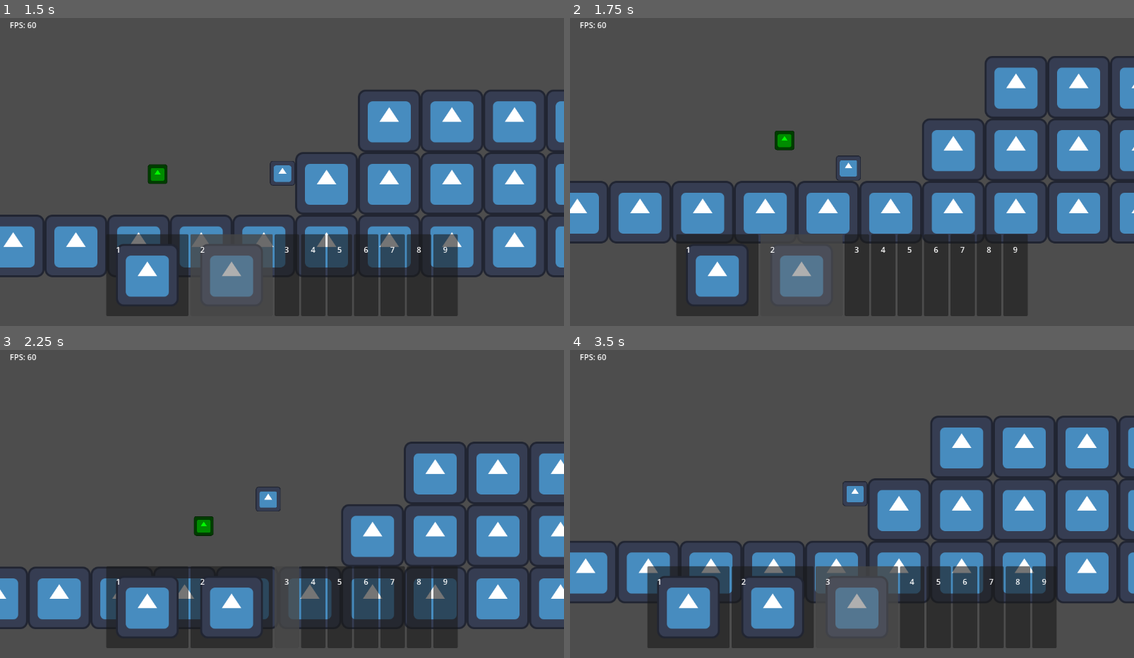
Above: before the commit, frames 1-4 (two rows, left to right).
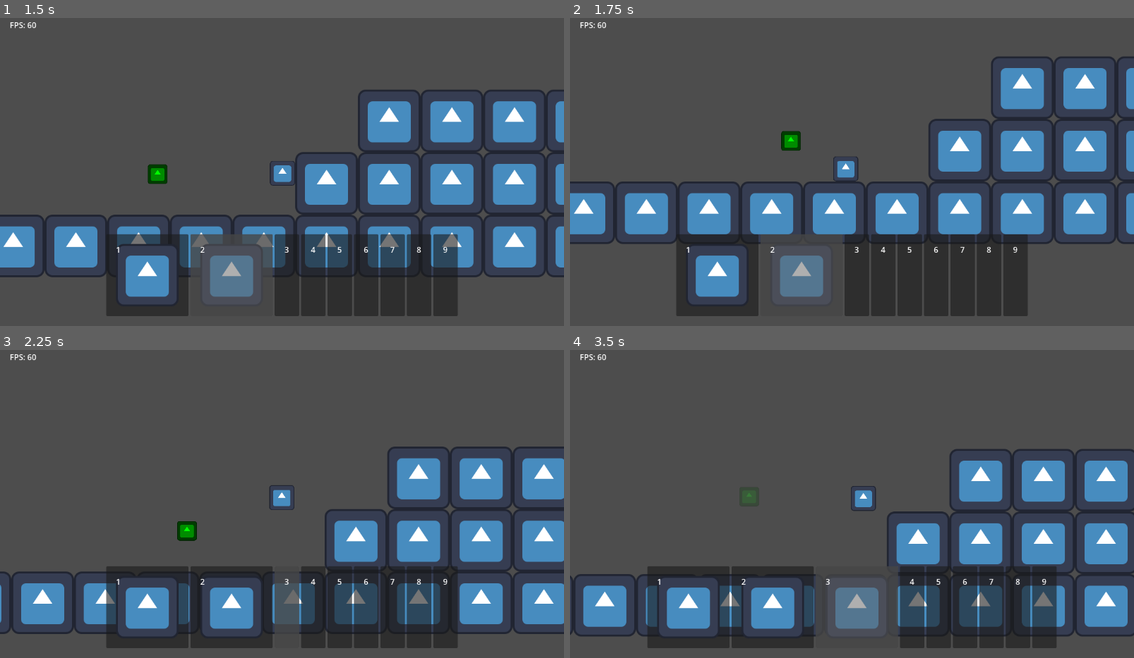
Above: after the commit, the same moments.

Repository: TheHumanMRP/RPG-Life-Tracker
Game: Godot game, scene res://Folders/Systems/Main/Scenes/main_scene.tscn
The game is run twice, just before and just after one commit, with the same random seed, the same clock (stepped at 60 frames per second) and the same inputs. The engine's default icon, where the game draws it, is replaced by a stand-in: a white triangle on a blue panel in a dark square.
Inputs (mouse positions are in pixels of both pictures, inside the frame that each line leads up to):
- Up to frame 1 (1.5 s): move the mouse to (174, 276) at 0.52 s; hold D (move_right) from 0.53 s (still down); tap Space (jump) at 0.6, 0.77, 1.07 s; click (174, 276) at 0.67 s; move the mouse to (231, 276) at 1.27 s; tap I (add_test_sword) at 1.35 s; click (231, 276) at 1.42 s
- Up to frame 2 (1.75 s): keep holding D (move_right); tap Space (jump) at 1.52, 1.55 s
- Up to frame 3 (2.25 s): tap Space (jump) at 1.82, 2.1 s; move the mouse to (287, 608) at 2.02 s; release D (move_right) at 2.03 s; hold A (move_left) from 2.03 s (still down); click (287, 608) at 2.17 s
- Up to frame 4 (3.5 s): move the mouse to (885, 608) at 2.77 s; release A (move_left) at 2.78 s; hold D (move_right) from 2.78 s (still down); tap I (add_test_sword) at 2.85 s; click (885, 608) at 2.92 s; tap Space (jump) at 3.02, 3.05, 3.32 s

Frame 1 is identical in both runs. In frame 2, 11% of the frame differs, in the area x 0-100%, y 12-74%; in frame 3, 18%; in frame 4, 27%, in the area x 0-100%, y 21-93%.

Commit message:
Auto commit at 2026-07-08 16:28:54

Diff:
--- a/Folders/Components/movement_component.gd
+++ b/Folders/Components/movement_component.gd
@@ -65,7 +65,7 @@
 	# Wall Jump
 	if is_on_wall_only and jump:
 		velocity.x = wall_dir * wall_jump_force
-		velocity.y += wall_jump_force / 10
+		velocity.y -= wall_jump_force / 6
 
 	# Jump
 	if jump and coyote_timer > 0:
